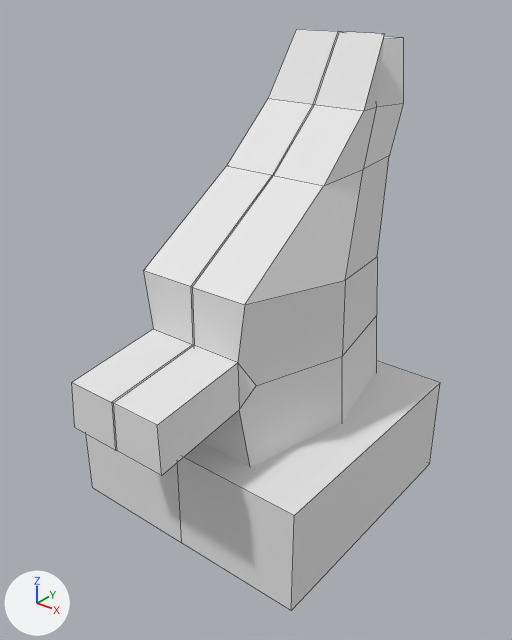
Renders of the FBX model Assets/FBX/Giraffe/giraffe.fbx from each side of a commit.
The view is the same before and after, from a 50 mm lens placed at (0.841, -1.087, 1.069), pointed at (0.025, -0.066, 0.435). The lights are fixed; the arrows at lower left show +X, +Y and +Z. Mesh edges are drawn as thin lines. Where no turn or scale is listed for an object, it has been applied to the vertices.
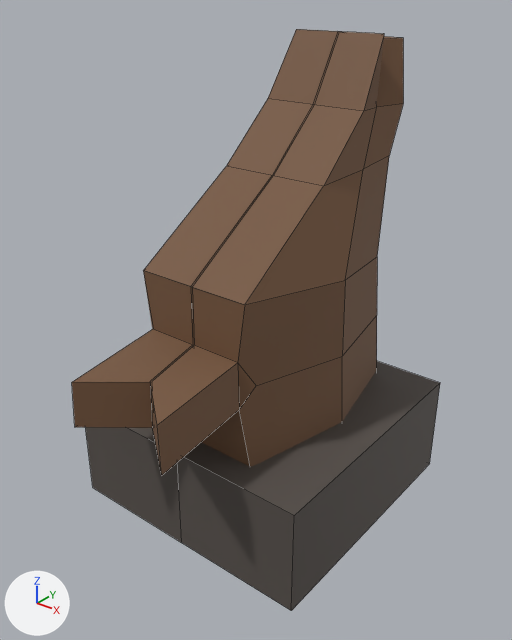
Changed parts and their boxes [x1, y1, x2, y2] in the pictures (512 x 640 px; the box of a moved part takes in the faces that stretch with it):
'Cube', surface changed, reshaped: [72, 29, 440, 611] in both
part 1 of me_cube_001, moved or reshaped: before [72, 329, 237, 476]; after [72, 329, 237, 475]

The edits, one by one:
Picture 'GiraffeDiffuse.png' (img_giraffediffuse_png) is new.
In material 'Material' (mat_material), base_color is no longer (0.8, 0.8, 0.8), white #e7e7e7.
In material 'Material' (mat_material), texture is now set to img_giraffediffuse_png, with its transparency.
me_cube_001 has 88 vertices, 68 faces and spans x -0.288..0.288, y -0.433..0.315, z -0.288..0.691.
me_cube_001 is used by ob_cube; location (0.0, 0.0, 0.276).
Before the commit, vertices of me_cube_001: 33 (-0.002, -0.43, 0.131) at pixel (111, 402), 34 (-0.002, -0.433, 0.033) at pixel (115, 449), 79 (0.002, -0.43, 0.131) at pixel (113, 403), 80 (0.002, -0.433, 0.033) at pixel (116, 450).
Part 1, on me_cube_001:
Vertices 33, 34, 79, 80 of me_cube_001 move by (0.0, 0.091, 0.0).
me_cube_001 part 2: texture (UV) coordinates changed.
